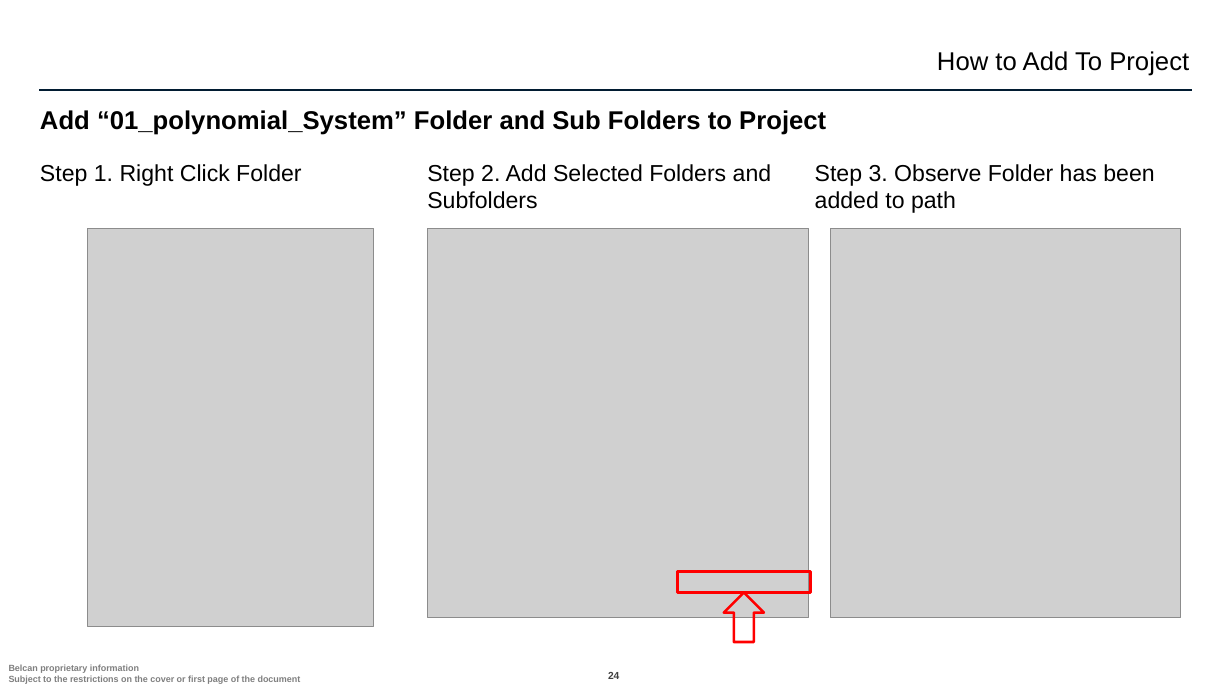
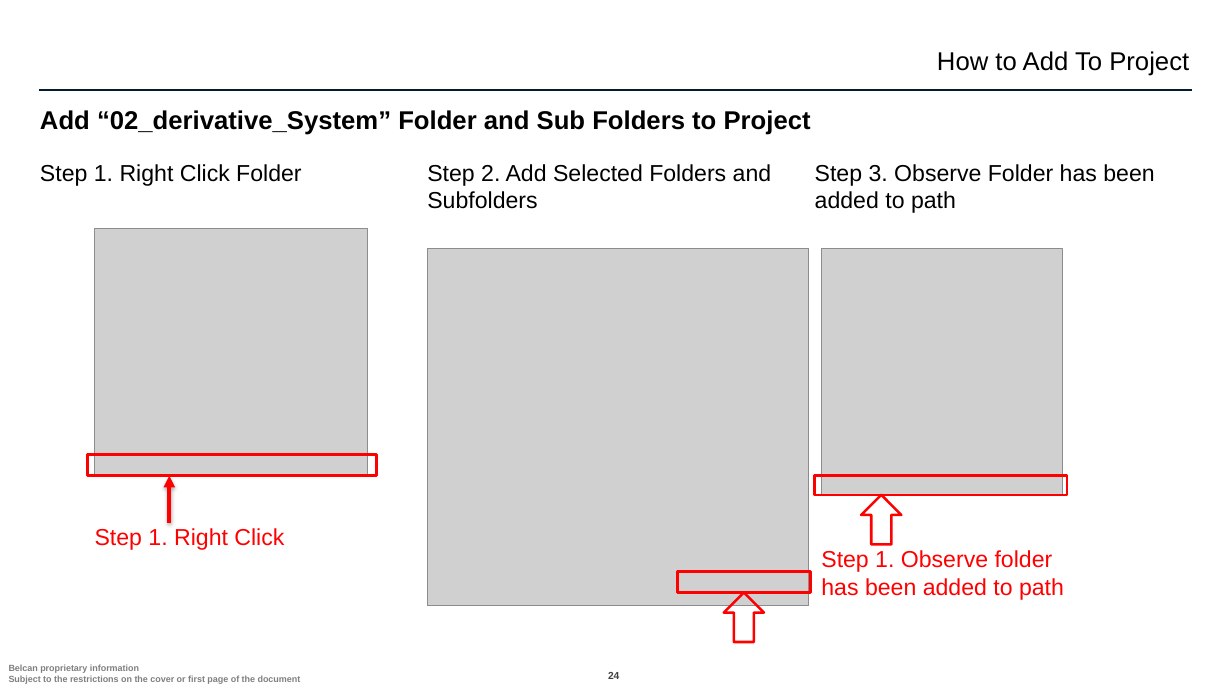
Before and after one commit to ntylerbelcan/aviation-controls-simulink-training-Belcan, a slide deck: slide 24 of ch02/02_derivative_System/Chapter 2 02_derivative_System.pptx. Drawn at 1232x693 pixels with LibreOffice and Linux fonts; fonts in the diff are those of the drawing; grey boxes stand for pictures; background and template pictures are left out. Boxes give left, top, right and bottom in pixels: in the first picture for what was removed or moved away, otherwise in the second. Text is boxed around its words. In the diff, an @@ line names an element or a change of style, - is before the commit and + after.

```diff
--- a/ch02/02_derivative_System/Chapter 2 02_derivative_System.pptx
+++ b/ch02/02_derivative_System/Chapter 2 02_derivative_System.pptx
@@ title at bbox=[40, 110, 811, 135]: text changed @@
-Add “01_polynomial_System” Folder and Sub Folders to Project
+Add “02_derivative_System” Folder and Sub Folders to Project
@@ picture: place and size @@
-picture at bbox=[88, 228, 374, 627]
+picture at bbox=[94, 228, 368, 476]
@@ picture removed at bbox=[831, 228, 1181, 618] @@
@@ picture: place and size @@
-picture at bbox=[427, 228, 809, 618]
+picture at bbox=[427, 249, 809, 606]
@@ picture added at bbox=[822, 249, 1063, 495] @@
@@ rectangle added at bbox=[88, 455, 376, 476], outline #FF0000 2 pt @@
@@ arrow added from (169, 523) to (169, 476), #FF0000 3 pt @@
@@ rectangle added at bbox=[815, 476, 1067, 495], outline #FF0000 2 pt @@
@@ down arrow added at bbox=[861, 495, 901, 545], outline #FF0000 2 pt @@
@@ text added at bbox=[95, 528, 284, 550], 18 pt, text #FF0000 @@
+Step 1. Right Click
@@ text added at bbox=[821, 550, 1064, 600], 18 pt, text #FF0000 @@
+Step 1. Observe folder has been added to path
```
Also in this commit, not shown: 3 other slides changed, 3 other files.
